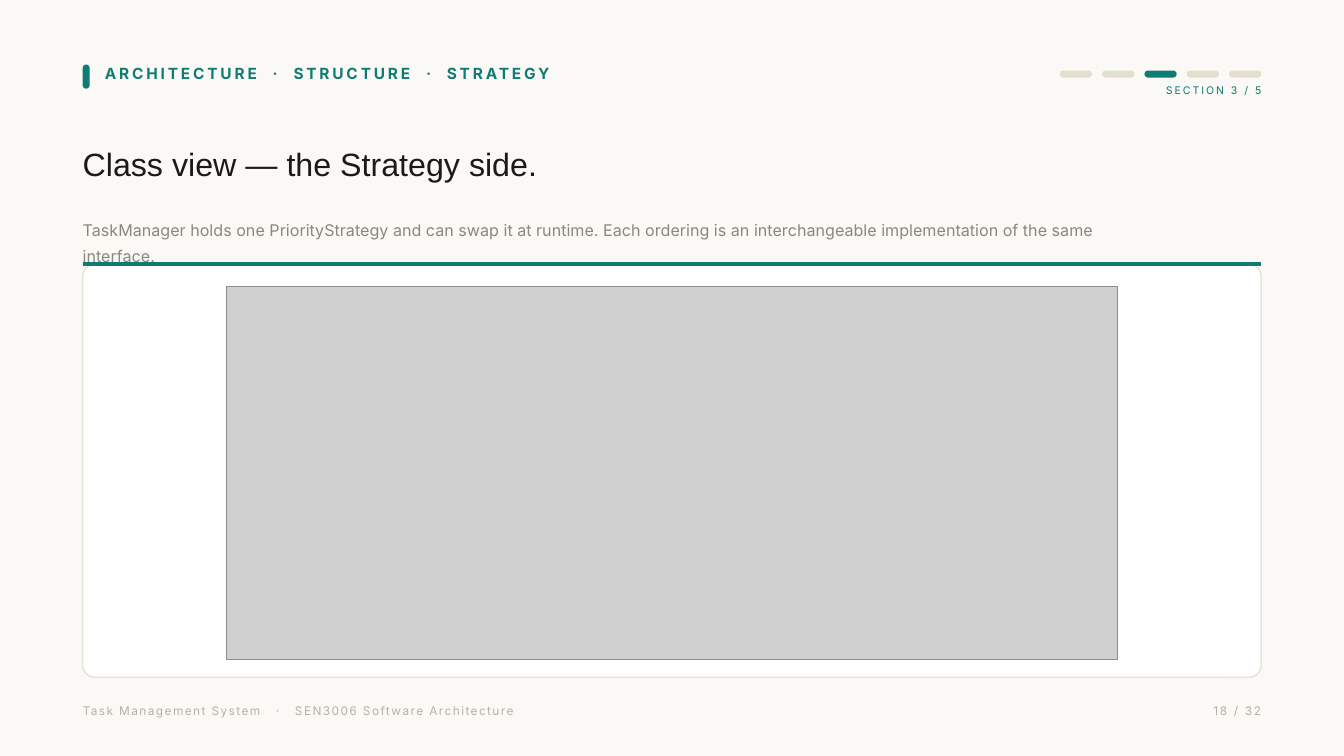
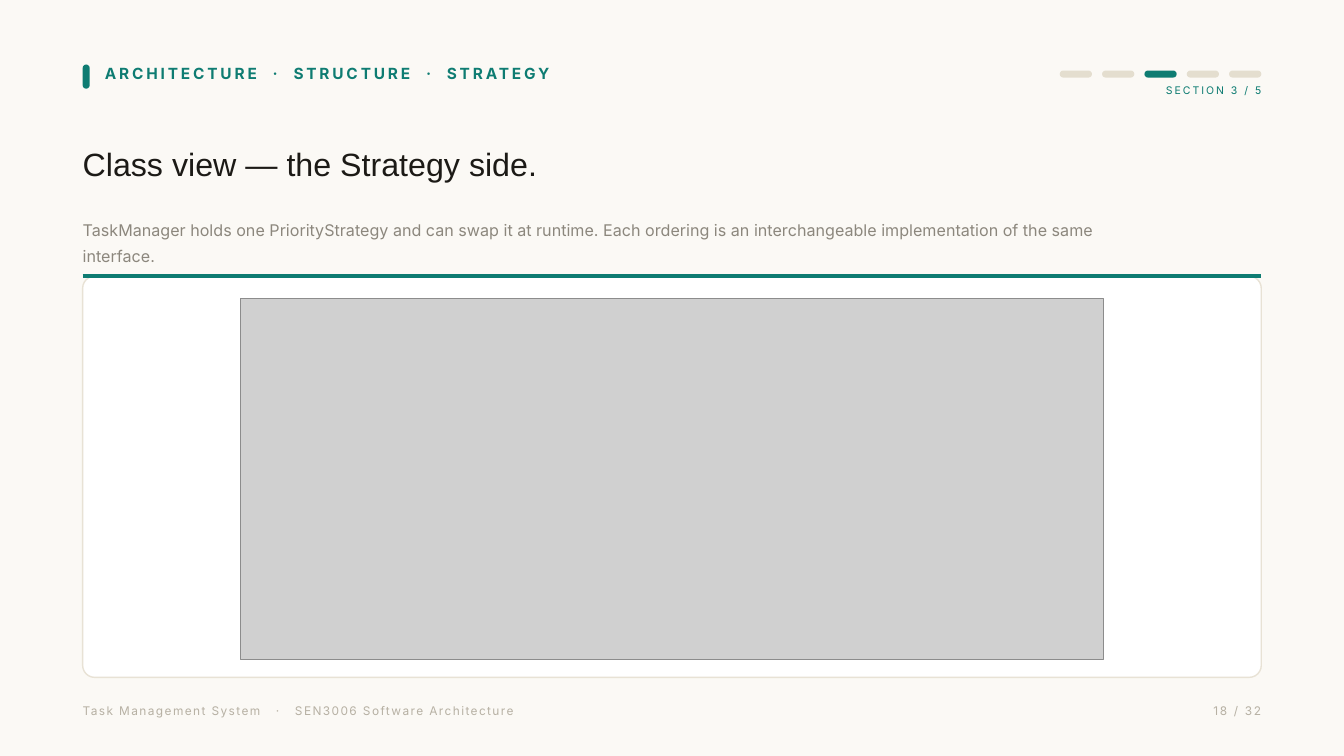
Before and after one commit to Jendawy/software-architecture-project, a slide deck: slide 18 of deck/Task-Management-System.pptx. Drawn at 1344x756 pixels with LibreOffice and Linux fonts; fonts in the diff are those of the drawing; grey boxes stand for pictures. Boxes give left, top, right and bottom in pixels: in the first picture for what was removed or moved away, otherwise in the second. Text is boxed around its words. In the diff, an @@ line names an element or a change of style, - is before the commit and + after.

```diff
--- a/deck/Task-Management-System.pptx
+++ b/deck/Task-Management-System.pptx
@@ rounded rectangle: place and size @@
-rounded rectangle at (83, 264, 1261, 678)
+rounded rectangle at (83, 276, 1261, 678)
@@ line moved from (83, 264) - (1261, 264) to (83, 276) - (1261, 276) @@
@@ picture: place and size @@
-picture at (226, 286, 1117, 659)
+picture at (241, 298, 1104, 659)
```
Also in this commit, not shown: 5 other slides changed, 1 other file.
